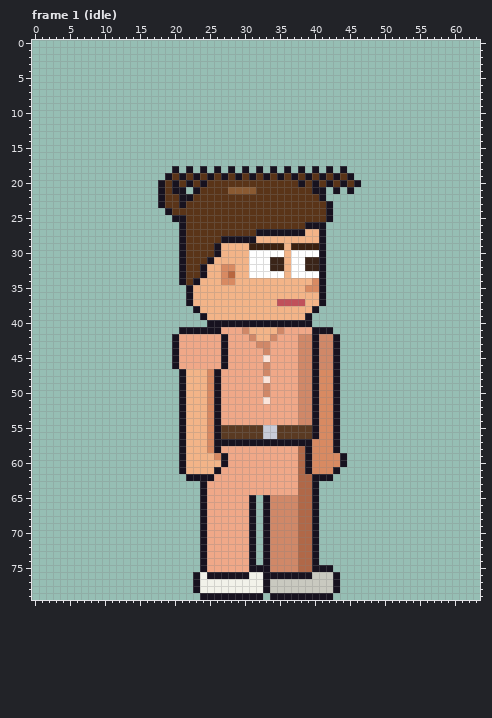
Edited in one commit: pixel-art file (sprites/clients/client_denthyg_b_right_anim.aseprite). The picture above is the old version.
64x80 pixels, 135 frames. Colours within 5 levels of each other are drawn and written as one. Shown: frame 1 (idle). The commit also changed other frames, which this record leaves out.
And afterwards:
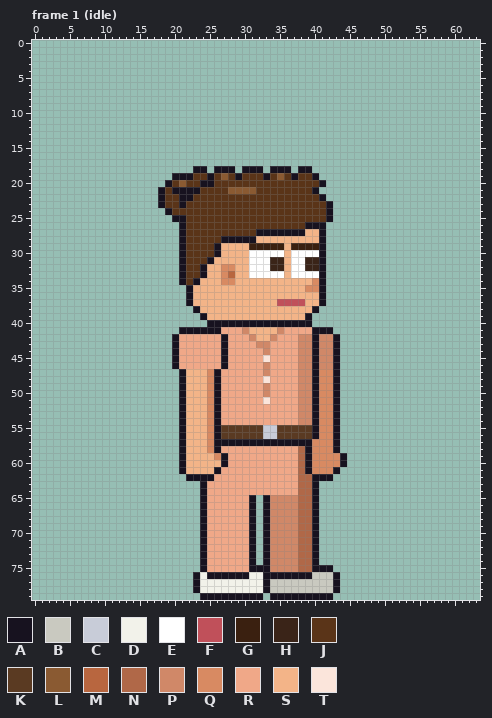
Palette (. is transparent): A #17121f  B #c9c9c0  C #c8ccd8  D #f2f2ea  E #ffffff  F #c0505a  G #3a2010  H #3a2418  J #5a3418  K #5a3a22  L #8a5a32  M #b8663f  N #b06848  P #d08868  Q #d88a62  R #f0a888  S #f3b488  T #fbe5db
Change:
Frame 1 (idle), layer "Hair":
The edit adds colour A in row 18 at x 23, 27, 31, 35 and 39; in row 21 at x 22.
Colour J gives way to colour A in row 19 at x 20, 22 and 40; in row 20 at x 19, 25 and 41.
Colour A gives way to colour J in row 19 at x 23, 31 and 39; in row 20 at x 20, 22, 38 and 40.
Colour A gives way to colour L in row 19 at x 27 and 35.
Colour J gives way to colour L in row 20 at x 21.
The edit erases colour A in row 18 at x 20, 22, 40, 42 and 44; in row 19 at x 19, 41, 43 and 45; in row 20 at x 18, 42, 44 and 46; in row 21 at x 41, 43 and 45.
The edit erases colour J in row 19 at x 42 and 44; in row 20 at x 43 and 45.
Boxes around the changes in both pictures, in picture pixels (x1, y1, x2, y2):
changed: (158, 166, 361, 194)
